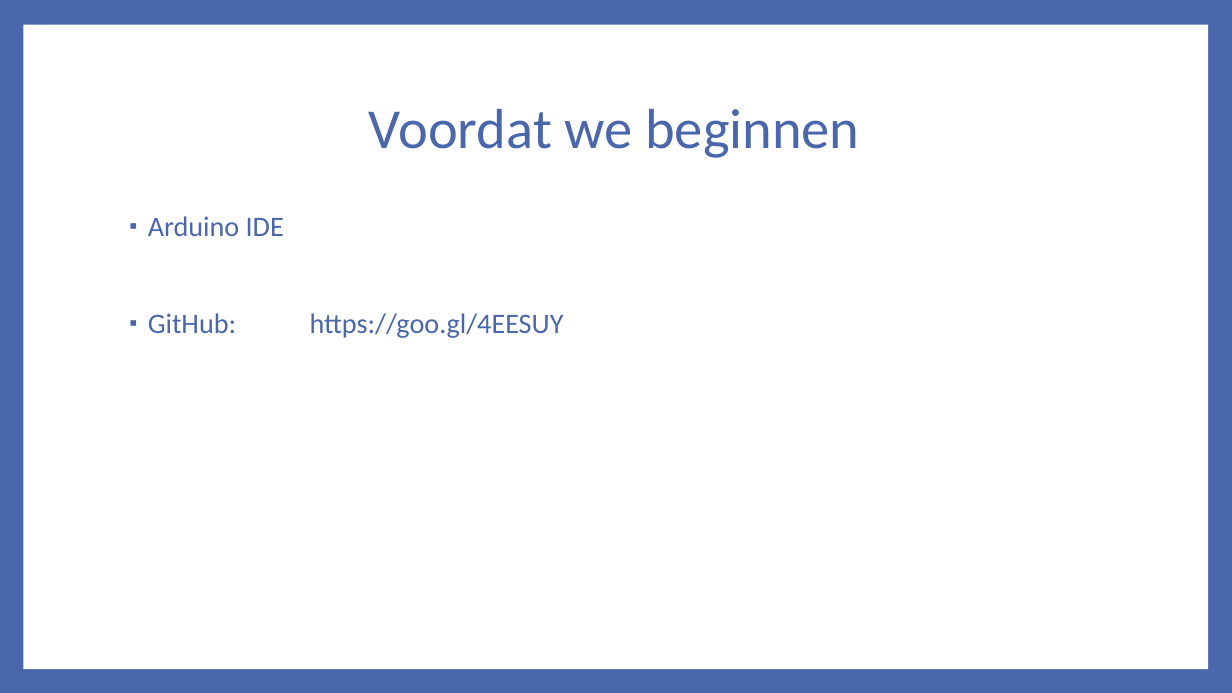
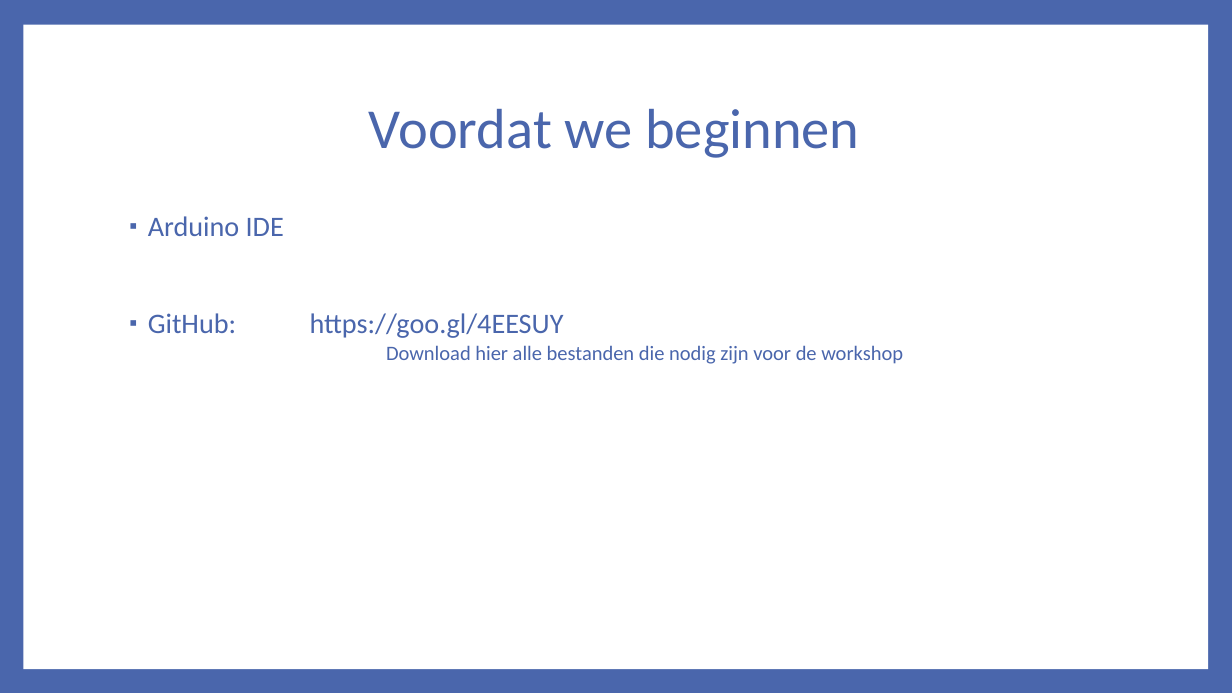
Before and after one commit to jeroenvanhattem/Arduino-Workshop, a slide deck: slide 2 of Documents/Arduino Basics.pptx. Drawn at 1232x693 pixels with LibreOffice and Linux fonts; fonts in the diff are those of the drawing. Boxes give left, top, right and bottom in pixels: in the first picture for what was removed or moved away, otherwise in the second. Text is boxed around its words. In the diff, an @@ line names an element or a change of style, - is before the commit and + after.

```diff
--- a/Documents/Arduino Basics.pptx
+++ b/Documents/Arduino Basics.pptx
@@ text at [386,345,903,364]: paragraph added @@
+            Download hier alle bestanden die nodig zijn voor de workshop
```
Also in this commit, not shown: 1 other slide changed, 5 other files.
